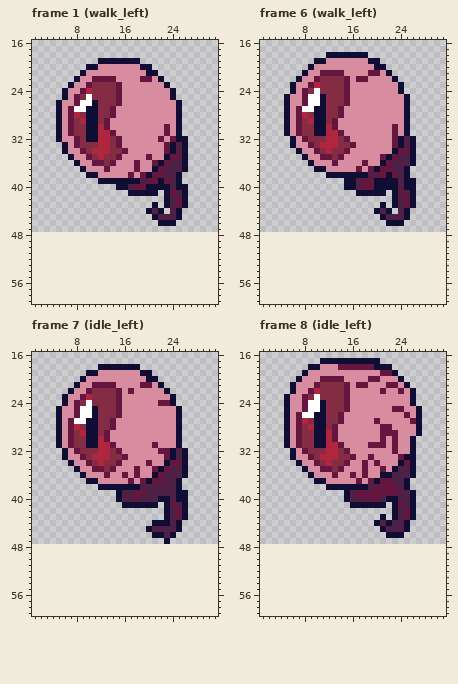
Two states of a pixel-art file, assets/enemies/enemy1.aseprite. The first picture shows the starting point.
32x32 pixels, 15 frames. Shown: frame 1 (walk_left): x 1..31, y 16..59; frame 6 (walk_left): x 1..31, y 16..59; frame 7 (idle_left): x 1..31, y 16..59; frame 8 (idle_left): x 1..31, y 16..59. The old version is drawn lined up with the new one, on the new canvas. The commit also changed other frames, which this record leaves out.
And afterwards:
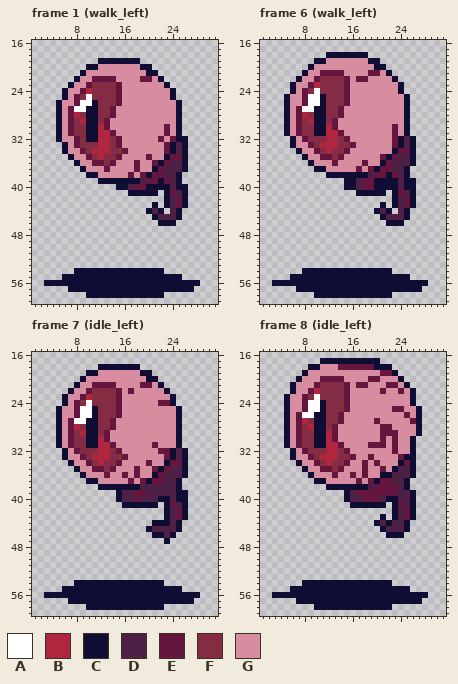
Palette (. is transparent): A #ffffff  B #b0263e  C #100d35  D #4f2045  E #65163f  F #842c43  G #d78ca0
Changes in this commit:
canvas 32x32 -> 32x64, the old top-left corner now at 0,16
--- frame 1 (walk_left)
@@ x 1..31 @@
 53 ...............................
-54 ...............................
-55 ...............................
-56 ...............................
-57 ...............................
-58 ...............................
+54 .......CCCCCCCCCCCCCCC.........
+55 .....CCCCCCCCCCCCCCCCCCCC......
+56 ..CCCCCCCCCCCCCCCCCCCCCCCCCC...
+57 ......CCCCCCCCCCCCCCCCCCCCC....
+58 .........CCCCCCCCCCCCC.........
 59 ...............................
--- frame 6 (walk_left): the same change as frame 1 (walk_left)
--- frame 7 (idle_left): the same change as frame 1 (walk_left)
--- frame 8 (idle_left): the same change as frame 1 (walk_left)
Pixel boxes of the changes (left, top, right, bottom) in both pictures:
added: (44, 268, 200, 298)
added: (272, 268, 428, 298)
added: (44, 580, 200, 610)
added: (272, 580, 428, 610)
